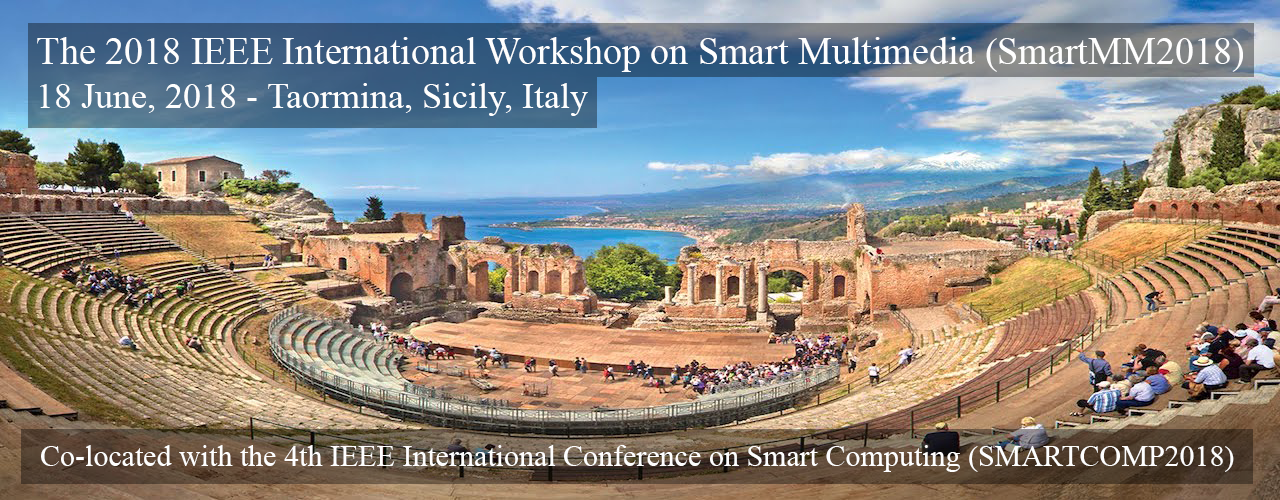
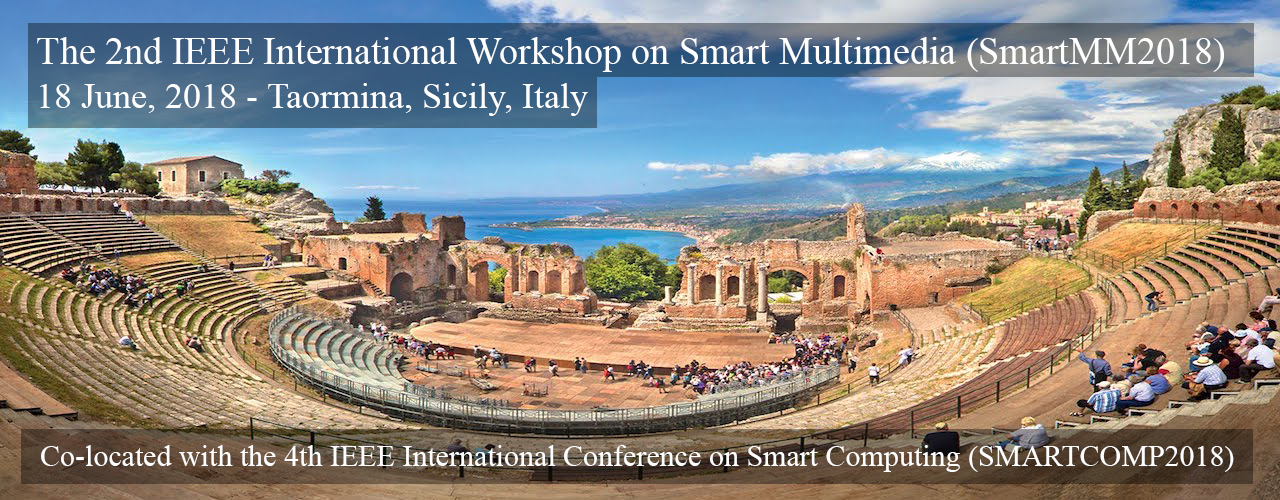
Two versions of the same layered image (1280×500). Layer-by-layer changes:
renamed "The 2018 IEEE International Workshop on Smart Multimedia (Smart" to "The 2nd IEEE International Workshop on Smart Multimedia (SmartM", painted on it over bbox(124, 37, 1243, 72)
